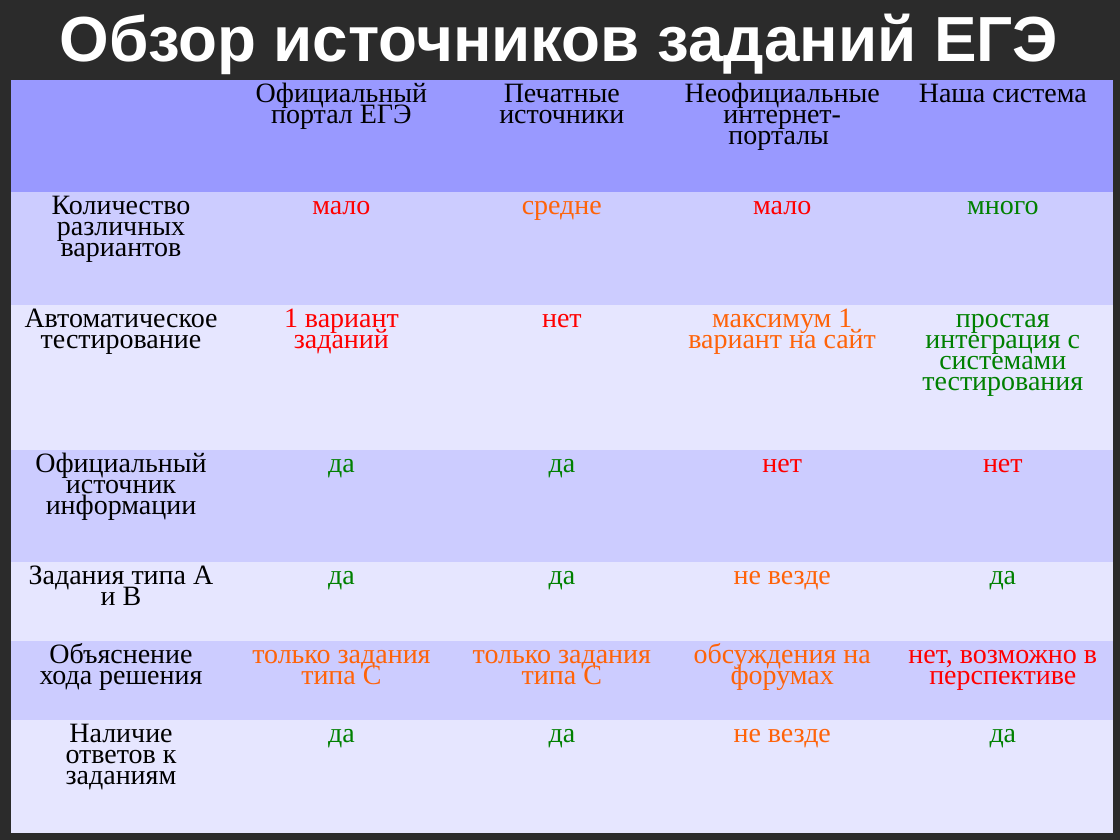
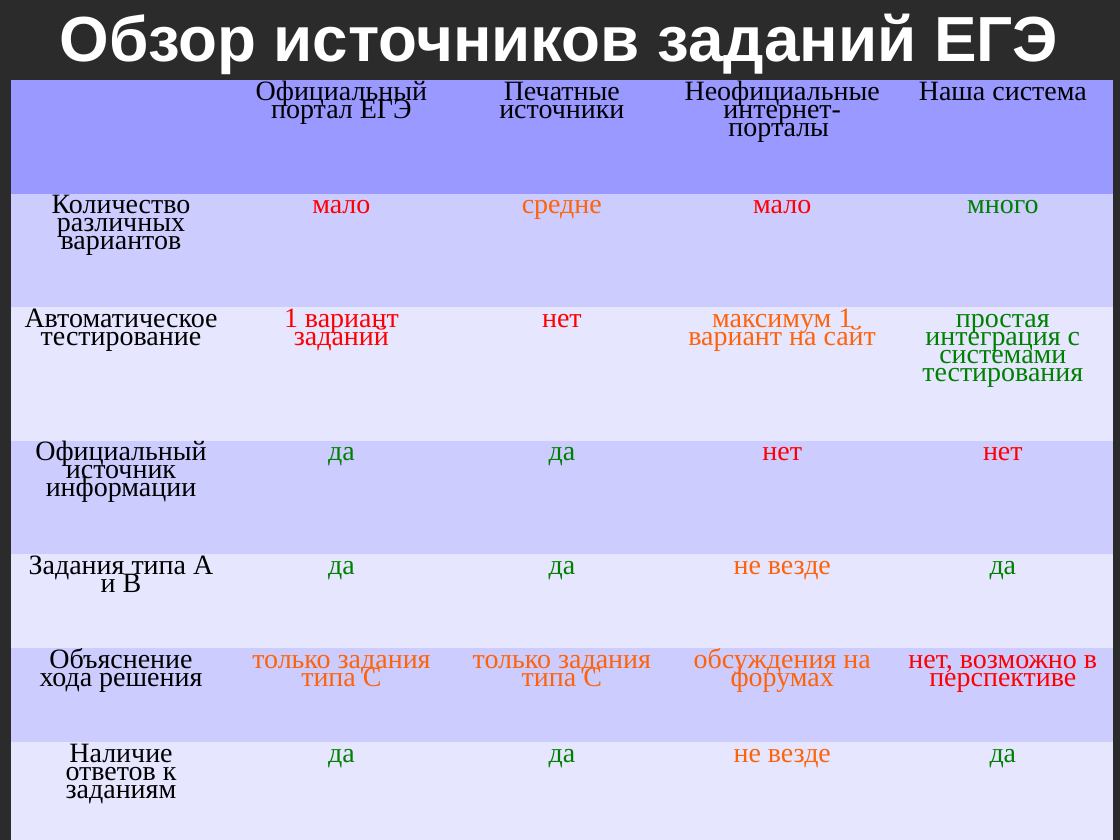
Before and after one commit to kevroletin/Coursework, a slide deck: slide 4 of 236_Кевролетин_презентация.ppt. Drawn at 1120x840 pixels with LibreOffice and Linux fonts; fonts in the diff are those of the drawing; background and template pictures are left out; a plain dark background stands for a picture behind light text. Boxes give left, top, right and bottom in pixels: in the first picture for what was removed or moved away, otherwise in the second. Text is boxed around its words. In the diff, an @@ line names an element or a change of style, - is before the commit and + after.

```diff
--- a/236_Кевролетин_презентация.ppt
+++ b/236_Кевролетин_презентация.ppt
@@ table at [11, 81, 1114, 833] @@
@@ line spacing 0.68 to 0.58 @@
```
Also in this commit, not shown: 12 other slides changed, 1 slide added, 1 slide removed, 2 other files.
